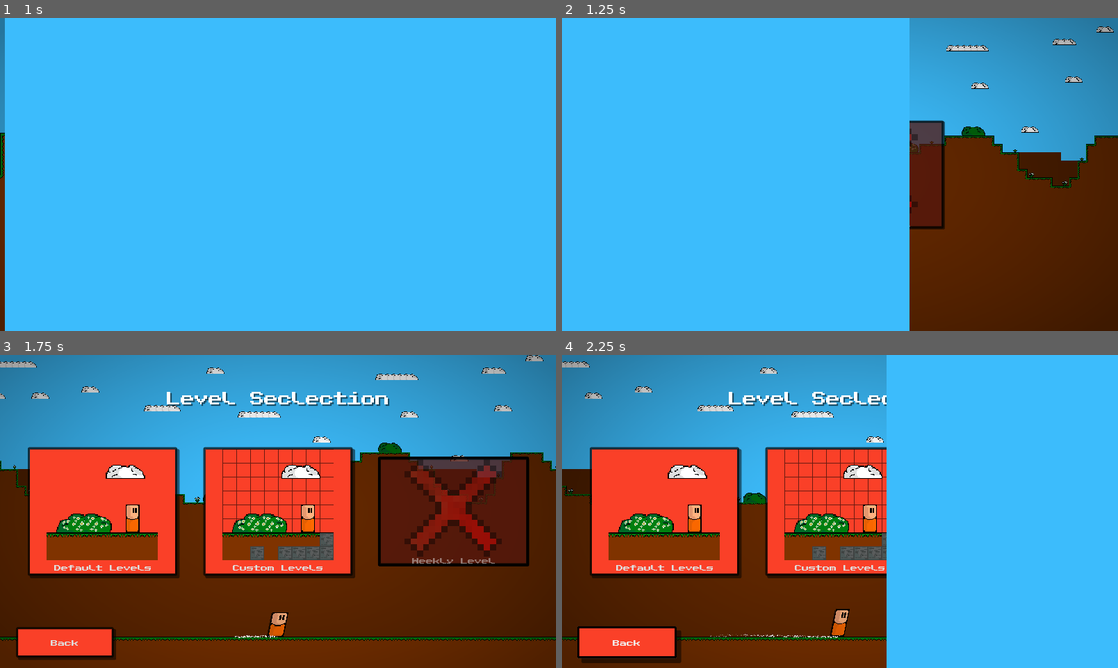
Above: before the commit, frames 1-4 (two rows, left to right).
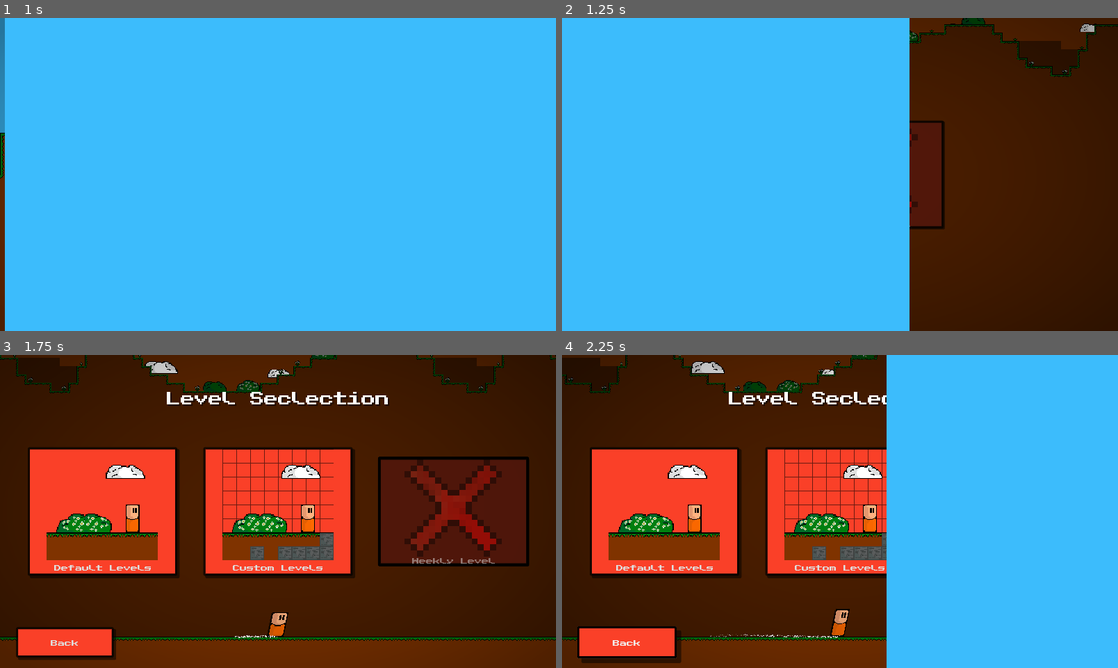
Above: after the commit, the same moments.

Repository: Killarexe/Little-Rage
Game: Godot game, scene res://scenes/uis/MainMenu.tscn
The game is run twice, just before and just after one commit, with the same random seed, the same clock (stepped at 60 frames per second) and the same inputs.
Inputs (mouse positions are in pixels of both pictures, inside the frame that each line leads up to):
- Up to frame 1 (1 s): click "Singleplayer" at 0.5 s
- Up to frame 2 (1.25 s): no input
- Up to frame 3 (1.75 s): tap Enter at 1.25 s; move the mouse to (400, 495) at 1.27 s; press the mouse at (400, 495) at 1.28 s; hold Right (right) from 1.28 s (still down); tap Space (jump) at 1.52 s
- Up to frame 4 (2.25 s): release Right (right) at 2 s; release the mouse at (962, 495) at 2 s; click "Back" at 2 s

Frame 1 is identical in both runs. In frame 2, 16% of the frame differs, in the area x 62-100%, y 0-55%; in frame 3, 32%, in the area x 0-100%, y 0-48%; in frame 4, 19%.

Commit message:
Better paralax bkg & other things

Diff:
--- a/scenes/bundles/ParallaxBackground.tscn
+++ b/scenes/bundles/ParallaxBackground.tscn
@@ -7,26 +7,58 @@
 layer = -1
 scroll_base_offset = Vector2(0, 512)
 
-[node name="ParallaxLayer2" type="ParallaxLayer" parent="."]
+[node name="Ground2" type="ParallaxLayer" parent="."]
+position = Vector2(-64, -160)
+motion_scale = Vector2(0.15, 0.15)
+motion_offset = Vector2(800, 181)
+motion_mirroring = Vector2(960, 0)
+
+[node name="Sprite2D" type="Sprite2D" parent="Ground2"]
+self_modulate = Color(0.784314, 0.784314, 0.784314, 1)
+scale = Vector2(0.6, 0.6)
+texture = ExtResource("2_ra6ai")
+flip_h = true
+
+[node name="Sprite2D2" type="Sprite2D" parent="Ground2"]
+self_modulate = Color(0.784314, 0.784314, 0.784314, 1)
+scale = Vector2(0.6, 0.6)
+texture = ExtResource("2_ra6ai")
+offset = Vector2(800, 0)
+
+[node name="Clouds" type="ParallaxLayer" parent="."]
 motion_scale = Vector2(0.1, 0.1)
-motion_mirroring = Vector2(763.2, 0)
+motion_mirroring = Vector2(960, 0)
 
-[node name="Sprite2D" type="Sprite2D" parent="ParallaxLayer2"]
+[node name="Sprite2D" type="Sprite2D" parent="Clouds"]
 scale = Vector2(0.6, 0.6)
 texture = ExtResource("1_lipmm")
-offset = Vector2(436, 436)
 
-[node name="ParallaxLayer" type="ParallaxLayer" parent="."]
+[node name="Sprite2D2" type="Sprite2D" parent="Clouds"]
+position = Vector2(480, 0)
+scale = Vector2(0.6, 0.6)
+texture = ExtResource("1_lipmm")
+
+[node name="Clouds2" type="ParallaxLayer" parent="."]
+motion_scale = Vector2(0.175, 0.175)
+motion_mirroring = Vector2(864, 0)
+
+[node name="Sprite2D" type="Sprite2D" parent="Clouds2"]
+scale = Vector2(0.9, 0.9)
+texture = ExtResource("1_lipmm")
+
+[node name="Ground" type="ParallaxLayer" parent="."]
+modulate = Color(0.752941, 0.752941, 0.752941, 1)
+position = Vector2(0, -128)
 motion_scale = Vector2(0.25, 0.25)
 motion_offset = Vector2(800, 181)
 motion_mirroring = Vector2(960, 0)
 
-[node name="Sprite2D" type="Sprite2D" parent="ParallaxLayer"]
+[node name="Sprite2D" type="Sprite2D" parent="Ground"]
 self_modulate = Color(0.784314, 0.784314, 0.784314, 1)
 scale = Vector2(0.6, 0.6)
 texture = ExtResource("2_ra6ai")
 
-[node name="Sprite2D2" type="Sprite2D" parent="ParallaxLayer"]
+[node name="Sprite2D2" type="Sprite2D" parent="Ground"]
 self_modulate = Color(0.784314, 0.784314, 0.784314, 1)
 scale = Vector2(0.6, 0.6)
 texture = ExtResource("2_ra6ai")
--- a/scenes/levels/CreditsScene.tscn
+++ b/scenes/levels/CreditsScene.tscn
@@ -707,7 +707,7 @@
 
 [node name="Killar" parent="." instance=ExtResource("2_atls6")]
 position = Vector2(-400, 0)
-override_hat_id = "no_hat"
+override_hat_id = "fez"
 override_skin_id = "killarexe"
 
 [node name="Niark" parent="." instance=ExtResource("2_atls6")]
--- a/scenes/uis/SoloMenu.tscn
+++ b/scenes/uis/SoloMenu.tscn
@@ -123,7 +123,7 @@
 
 [sub_resource type="Animation" id="Animation_xgwfs"]
 resource_name = "walk"
-length = 14.9
+length = 12.9
 loop_mode = 1
 tracks/0/type = "value"
 tracks/0/imported = false
--- a/scripts/uis/main_menu/SplashText.gd
+++ b/scripts/uis/main_menu/SplashText.gd
@@ -6,7 +6,9 @@
 func _ready():
 	$AnimationPlayer.play("zoom")
 	if texts.size() <= 0:
-		text = "Hello, world!"
+		text = "MISSINGNO."
+	elif Game.current_event == Game.Event.ANNIVERSARY:
+		text = "Happy Birthday!"
 	else:
 		randomize()
 		index = randi_range(0, texts.size() - 1)
Not shown: 18 places in assets/style/default_theme.tres that only renumber resources
Binary file changed: assets/textures/level_backgrounds/suface_and_clouds.png
Binary file changed: assets/textures/ui/little_rage_logo.png
Binary file added: assets/textures/ui/little_rage_logo_raw.png
Not shown, added: assets/textures/ui/little_rage_logo_raw.png.import
Not shown, changed: export_presets.cfg
